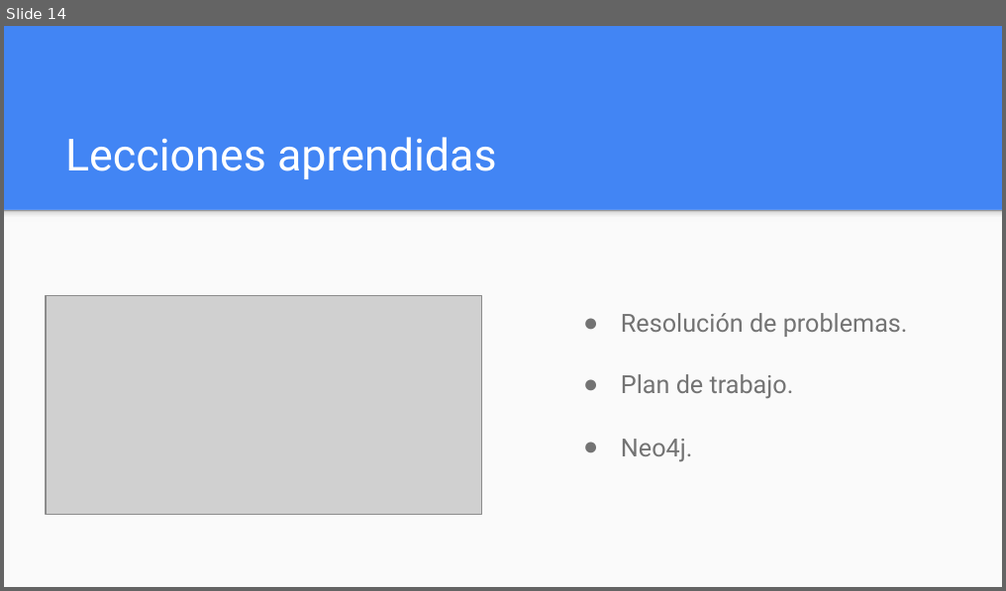
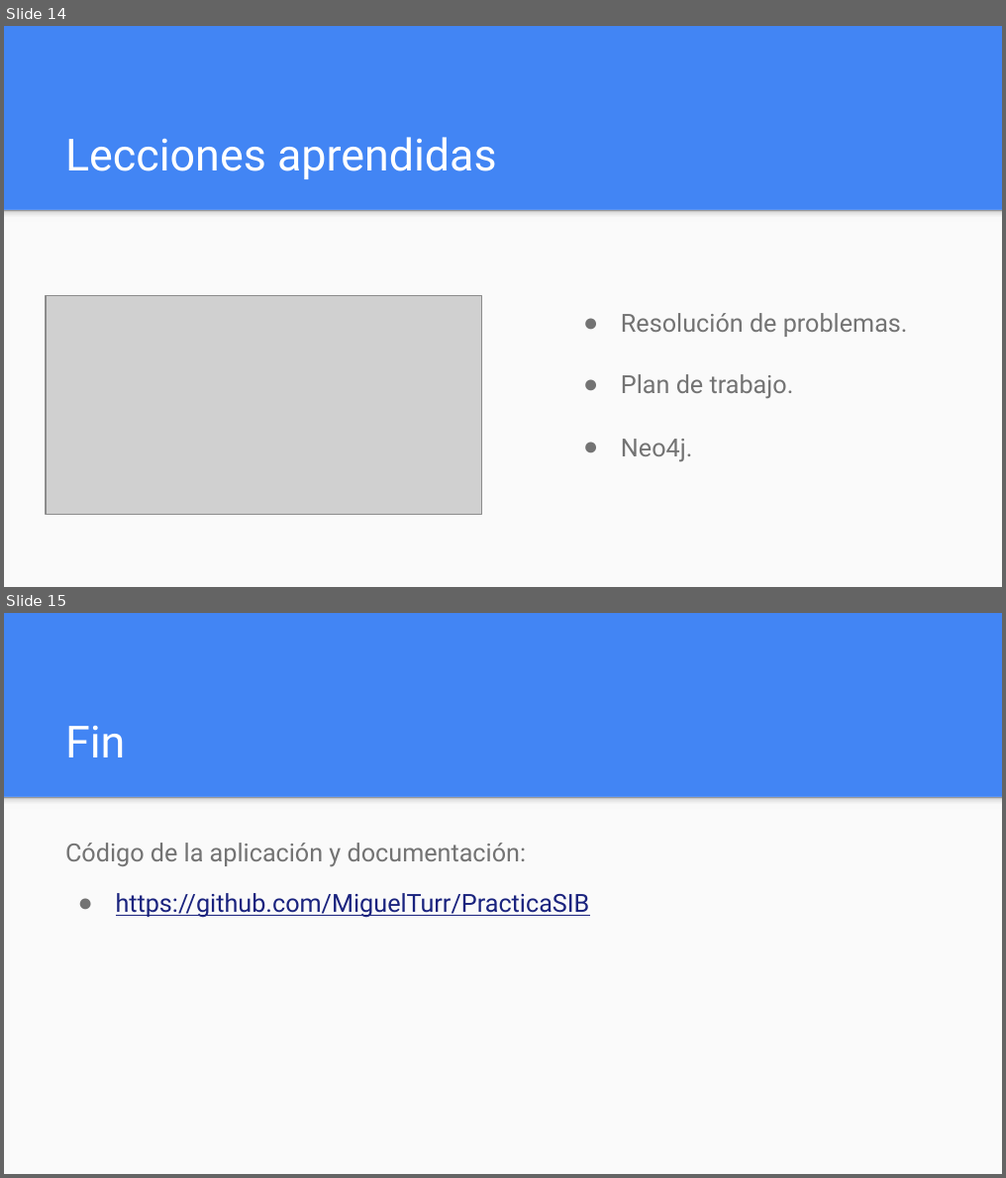
Before and after one commit to MiguelTurr/PracticaSIB, a slide deck: DOCUMENTACION/Presentación.pptx. Shown one above the other, each under a label of ours: slide 14 before the commit, slides 14 and 15 after it. The pictures are 1006x591 and 1006x1178 pixels, drawn with LibreOffice and Linux fonts; fonts in the diff are those of the drawing; grey boxes stand for pictures. Boxes give left, top, right and bottom in pixels: in the first picture for what was removed or moved away, otherwise in the second. Text is boxed around its words. In the diff, an @@ line names an element or a change of style, - is before the commit and + after.

```diff
--- a/DOCUMENTACION/Presentación.pptx
+++ b/DOCUMENTACION/Presentación.pptx
@@ slide 15 added at bbox=[4, 613, 1002, 1174], background #4285F4; not listed: 2 template elements that a slide beside it also shows @@
@@ title added at bbox=[65, 725, 125, 758], 32 pt, text #FFFFFF @@
+Fin
@@ text added at bbox=[65, 843, 590, 918], 18 pt, text #1A237E, underline @@
+Código de la aplicación y documentación:
+● https://github.com/MiguelTurr/PracticaSIB
```
Also in this commit, not shown: 3 slides changed, 3 other files.
